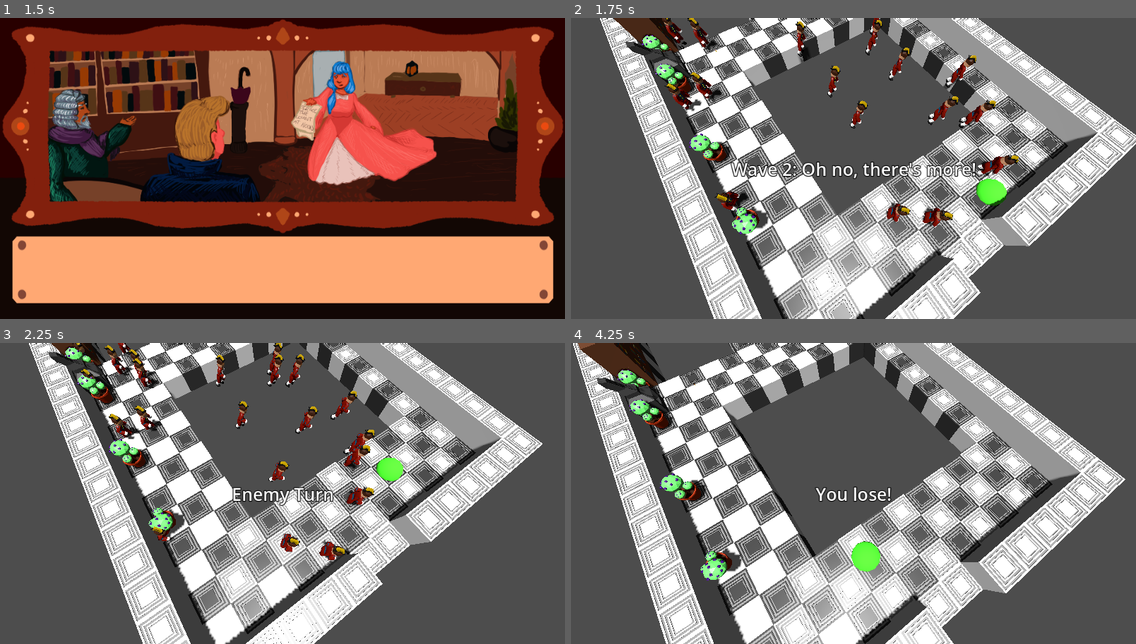
Above: before the commit, frames 1-4 (two rows, left to right).
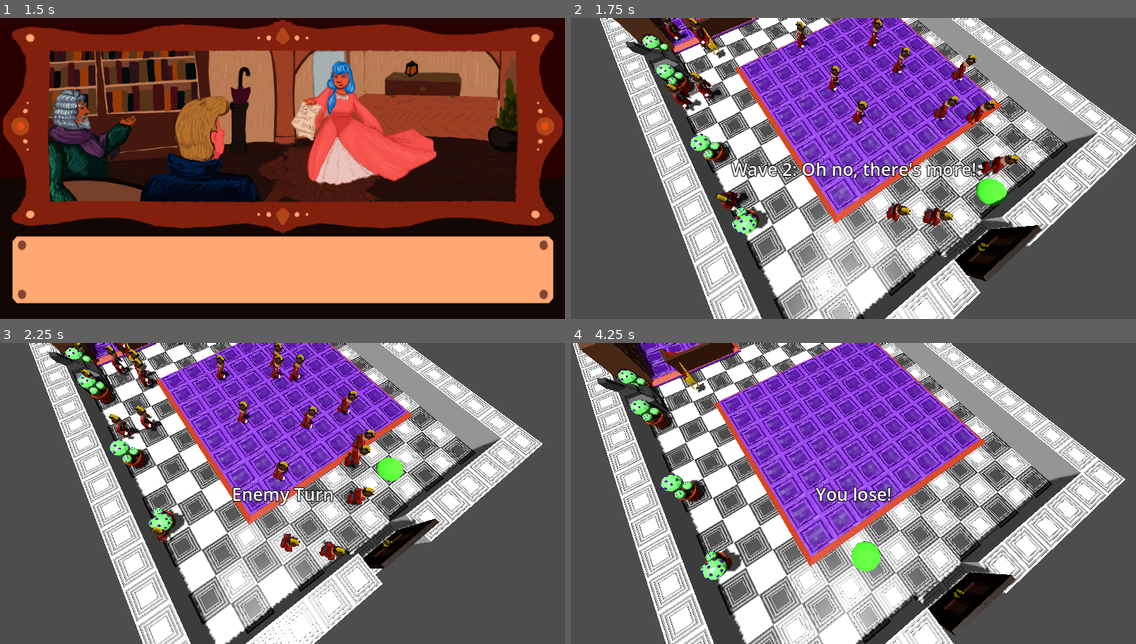
Above: after the commit, the same moments.

Repository: pinguinosod/gse_winterjam2024
Game: Godot game, scene res://main.tscn
Two runs of this game, one before a commit and one after it. Both use one fixed random seed, a clock stepped at 60 frames per second and the inputs below.
Inputs (mouse positions are in pixels of both pictures, inside the frame that each line leads up to):
- Up to frame 1 (1.5 s): click (288, 285) at 0.5 s; tap Enter (ui_accept) at 1.25 s; move the mouse to (406, 153) at 1.27 s; hold D (move_right) from 1.28 s (still down); tap Space (end_turn) at 1.35 s; click (406, 153) at 1.42 s
- Up to frame 2 (1.75 s): keep holding D (move_right); tap Enter (ui_accept) at 1.52 s
- Up to frame 3 (2.25 s): move the mouse to (169, 508) at 2.02 s; release D (move_right) at 2.03 s; hold S (move_down) from 2.03 s (still down); tap Space (end_turn) at 2.1 s
- Up to frame 4 (4.25 s): tap Enter (ui_accept) at 2.27, 3.77 s; move the mouse to (910, 427) at 2.77 s; release S (move_down) at 2.78 s; hold D (move_right) 2.78-3.53 s; tap Space (end_turn) at 2.85, 3.6 s; move the mouse to (825, 553) at 3.52 s; hold W (move_up) from 3.53 s (still down); click (825, 553) at 3.67 s

Frame 1 is identical in both runs. In frame 2, 19% of the frame differs, in the area x 15-84%, y 0-88%; in frame 3, 16%; in frame 4, 23%, in the area x 11-79%, y 0-98%.
Error in both runs: Invalid access of index '26' on a base object of type: 'Array'. (res://scripts/rooms.gd:29)

Commit message:
Grid Map Changes

Diff:
--- a/MeshLibrary.tres
+++ b/MeshLibrary.tres
@@ -1,13 +1,17 @@
-[gd_resource type="MeshLibrary" load_steps=9 format=3 uid="uid://cb68cd7vsqlkw"]
+[gd_resource type="MeshLibrary" load_steps=13 format=3 uid="uid://cb68cd7vsqlkw"]
 
 [ext_resource type="ArrayMesh" uid="uid://bler6xhwxtjw5" path="res://models/tiles/blackFloorTile.tres" id="1_2w8vd"]
 [ext_resource type="ArrayMesh" uid="uid://dasdhgvn7h5n0" path="res://models/tiles/whiteFloorTile.tres" id="2_tj8s8"]
 [ext_resource type="ArrayMesh" uid="uid://cxixldg6f2dfw" path="res://models/tiles/berryBush.tres" id="3_8ar2b"]
+[ext_resource type="ArrayMesh" path="res://models/tiles/couchSmall.tres" id="3_oshuk"]
 [ext_resource type="ArrayMesh" uid="uid://csf50rydtxpla" path="res://models/tiles/fireplaceTile.tres" id="4_o266r"]
+[ext_resource type="ArrayMesh" path="res://models/tiles/carpetTile2.tres" id="4_paii1"]
+[ext_resource type="ArrayMesh" uid="uid://cjlkufj7uwk0l" path="res://models/tiles/doorTile.tres" id="5_4chby"]
 [ext_resource type="ArrayMesh" uid="uid://dc336q6l8vf4b" path="res://models/tiles/chairTile.tres" id="5_4k2wy"]
 [ext_resource type="ArrayMesh" uid="uid://7khv0ec7rh8l" path="res://models/tiles/tableTILE.tres" id="6_e7xrh"]
 [ext_resource type="ArrayMesh" uid="uid://d0uuxlympyxe" path="res://models/tiles/bookshelfTile.tres" id="6_fgc6v"]
 [ext_resource type="ArrayMesh" uid="uid://hw24suopn03k" path="res://models/tiles/bookshelfTileRotated.tres" id="7_3huwu"]
+[ext_resource type="ArrayMesh" path="res://models/tiles/sideTable.tres" id="8_5gu5p"]
 
 [resource]
 item/0/name = "floorBlack"
@@ -28,15 +32,15 @@
 item/2/shapes = []
 item/2/navigation_mesh_transform = Transform3D(1, 0, 0, 0, 1, 0, 0, 0, 1, 0, 0, 0)
 item/2/navigation_layers = 1
-item/3/name = "MISSINGTHING INDEX 3"
+item/3/name = "Furnace"
 item/3/mesh = ExtResource("4_o266r")
 item/3/mesh_transform = Transform3D(1, 0, 0, 0, 1, 0, 0, 0, 1, 0, -0.5, 0)
 item/3/shapes = []
 item/3/navigation_mesh_transform = Transform3D(1, 0, 0, 0, 1, 0, 0, 0, 1, 0, 0, 0)
 item/3/navigation_layers = 1
-item/4/name = "MISSINGTHING INDEX 4"
-item/4/mesh = ExtResource("4_o266r")
-item/4/mesh_transform = Transform3D(1, 0, 0, 0, 1, 0, 0, 0, 1, 0, -0.5, 0)
+item/4/name = "SideTable"
+item/4/mesh = ExtResource("8_5gu5p")
+item/4/mesh_transform = Transform3D(1, 0, 0, 0, 1, 0, 0, 0, 1, 0, 0, 0)
 item/4/shapes = []
 item/4/navigation_mesh_transform = Transform3D(1, 0, 0, 0, 1, 0, 0, 0, 1, 0, 0, 0)
 item/4/navigation_layers = 1
@@ -48,7 +52,7 @@
 item/5/navigation_layers = 1
 item/6/name = "Chair"
 item/6/mesh = ExtResource("5_4k2wy")
-item/6/mesh_transform = Transform3D(0.1, 0, 0, 0, 0.1, 0, 0, 0, 0.1, 0, -0.2, 0)
+item/6/mesh_transform = Transform3D(1, 0, 0, 0, 1, 0, 0, 0, 1, 0, 0.04, 0)
 item/6/shapes = []
 item/6/navigation_mesh_transform = Transform3D(1, 0, 0, 0, 1, 0, 0, 0, 1, 0, 0, 0)
 item/6/navigation_layers = 1
@@ -70,8 +74,21 @@
 item/9/shapes = []
 item/9/navigation_mesh_transform = Transform3D(1, 0, 0, 0, 1, 0, 0, 0, 1, 0, 0, 0)
 item/9/navigation_layers = 1
-item/10/name = ""
-item/10/mesh_transform = Transform3D(1, 0, 0, 0, 1, 0, 0, 0, 1, 0, 0, 0)
+item/10/name = "Couch"
+item/10/mesh = ExtResource("3_oshuk")
+item/10/mesh_transform = Transform3D(1, 0, 0, 0, 1, 0, 0, 0, 1, 0, -0.5, 0)
 item/10/shapes = []
 item/10/navigation_mesh_transform = Transform3D(1, 0, 0, 0, 1, 0, 0, 0, 1, 0, 0, 0)
 item/10/navigation_layers = 1
+item/11/name = "Carpet"
+item/11/mesh = ExtResource("4_paii1")
+item/11/mesh_transform = Transform3D(1, 0, 0, 0, 1, 0, 0, 0, 1, 0, 0, 0)
+item/11/shapes = []
+item/11/navigation_mesh_transform = Transform3D(1, 0, 0, 0, 1, 0, 0, 0, 1, 0, 0, 0)
+item/11/navigation_layers = 1
+item/12/name = "Door"
+item/12/mesh = ExtResource("5_4chby")
+item/12/mesh_transform = Transform3D(1, 0, 0, 0, 1, 0, 0, 0, 1, 0.5, -0.5, 0.5)
+item/12/shapes = []
+item/12/navigation_mesh_transform = Transform3D(1, 0, 0, 0, 1, 0, 0, 0, 1, 0, 0, 0)
+item/12/navigation_layers = 1
